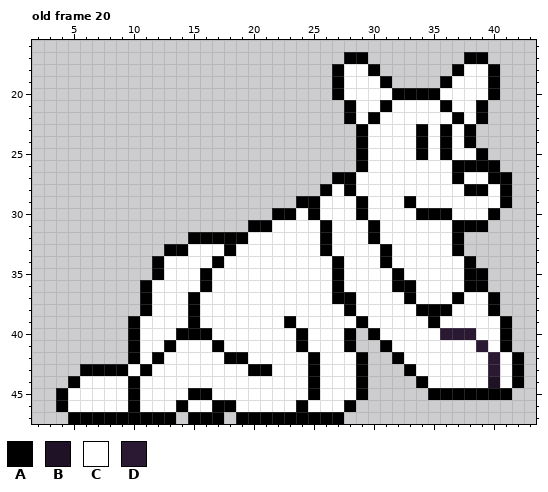
Two versions of one pixel-art file, TerraGuardian Sprites/Panther Guardian_rv1.aseprite. Above is the file before it was changed.
48x48 pixels, 28 frames. Shown: old frame 20: x 2..43, y 16..47.
Visible layers, top first: "Color", "White", "Head", "Right Arm", "Left Arm", "Tail", "Body", "Right Leg", "Left Leg".
Palette (. is transparent): A #000000  B #201226  C #ffffff  D #2b1833
Pixels before, old frame 20, first column x 4:
17 ........................AA........AA...
18 .......................ACCA......ACCA..
19 .......................ACCCA....ACCCA..
20 .......................ACCCCAAAACCCCA..
21 ........................ACCACCCCACCA...
22 ........................ACACCCCCCACA...
23 .........................ACCCCACACA....
24 .........................ACCCCACACA....
25 .........................ACCCCACACCA...
26 .........................ACCCCCCCAAAA..
27 .......................AACCCCCCCCACCAA.
28 ......................ACACCCCCCCCCAACA.
29 ....................AACCCACCCACCCCCCCA.
30 ..................AACACCCACCCCAAACCCA..
31 ................AACCCCACCCACCCCCCAAA...
32 ...........AAAAACCCCCCACCCACCCCCCA.....
33 .........AACCCACCCCCCCACCCCACCCCCA.....
34 ........ACCCCACCCCCCCCCACCCACCCCCCA....
35 ........ACCCACCCCCCCCCCACCCCACCCCCAA...
36 .......ACCCCACCCCCCCCCCACCCCAACCCCAA...
37 .......ACCCACCCCCCCCCCCAACCCCACCCACCA..
38 .......ACCCACCCCCCCCCCCCACCCCCAAACCCA..
39 ......ACCCCACCCCCCCACCCCCACCCCCACCCCCA.
40 ......ACCCAAACCCCCCCACCCA.ACCCCCDDDCCA.
41 ......ACCACCCACCCCCCACCCA..ACCCCCCCDCA.
42 ......ACACCCCCAACCCCCACCCA..ACCCCCCCDCA
43 ..AAAACACCCCCCCCAACCCACCCA...ACCCCCCDCA
44 .ACCCCACCCCCCCCCCCCCCACCCA....ACCCCCBCA
45 ACCCCCACCCCAACCCCCCCCACCCA.....AAAAAAA.
46 ACCCCCACCCACCAACCCCCACCCA..............
47 .AAAAAAAAA.AAA.AAAAAAAAA...............
The result:
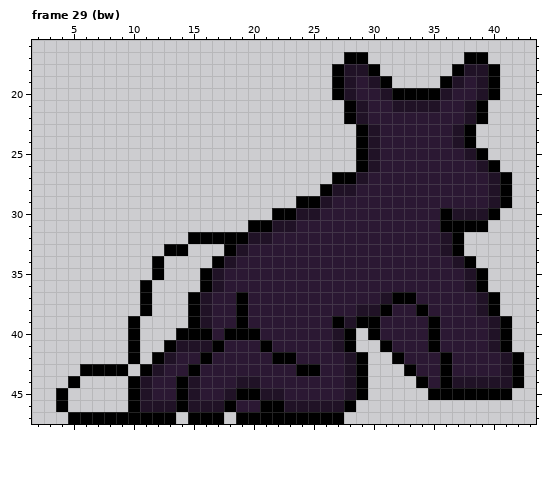
A new or re-ordered frame is compared with the old frame closest to it.
Diff:
frames 28 -> 29
Changed rows in their new state; - is an unchanged pixel.
Frame 29 (bw) is new; against old frame 20, layers "Color", "White":
first column x 5:
18 -----------------------BB--------BB--
19 -----------------------BDB------BDB--
20 -----------------------BDDB----BDDB--
21 ------------------------BDDBBBBDDB---
22 ------------------------BDDDDDDDDB---
23 -------------------------BDDDDDDB----
24 -------------------------BDDDDDDB----
25 -------------------------BDDDDDDDB---
26 -------------------------BDDDDDDDDB--
27 ------------------------BDDDDDDDDDDB-
28 ----------------------BBDDDDDDDDDDDB-
29 ---------------------BDDDDDDDDDDDDDB-
30 -------------------BBDDDDDDDDDD-BBB--
31 -----------------BBDDDDDDDDDDDDA-----
32 ---------------BBDDDDDDDDDDDDDDB-----
33 ----------...-BDDDDDDDDDDDDDDDDB-----
34 --------....-BDDDDDDDDDDDDDDDDDDB----
35 --------...-BDDDDDDDDDDDDDDDDDDDDB---
36 -------....-BDDDDDDDDDDDDDDDDDDDDB---
37 -------...-BDDADDDDDDDDDDDBA-DDDDDB--
38 -------...-BDDADDDDDDDDDBBADD-DDDDB--
39 ------....-BDDADDDDDDDAB-ADDDD-DDDDB-
40 ------...---DAAADDDDDDB---DDDDA---DB-
41 ------..-BBB-DDDADDDDDB----DDDADDD-B-
42 ------.-BDDADDDDDAADDDDB----DDDADDD-B
43 -----.-BDDADDDDDDDDA-DDB-----DDADDD-B
44 -....-BDDABDDDBBDDDDDDDB------DABBB-B
45 .....-BDDABDDBAABBDDDDDB-------------
46 .....-BBB-BBB-DDAABBBBB--------------
Pixel boxes of the changes (left, top, right, bottom) in both pictures:
changed: (68, 64, 512, 412)
